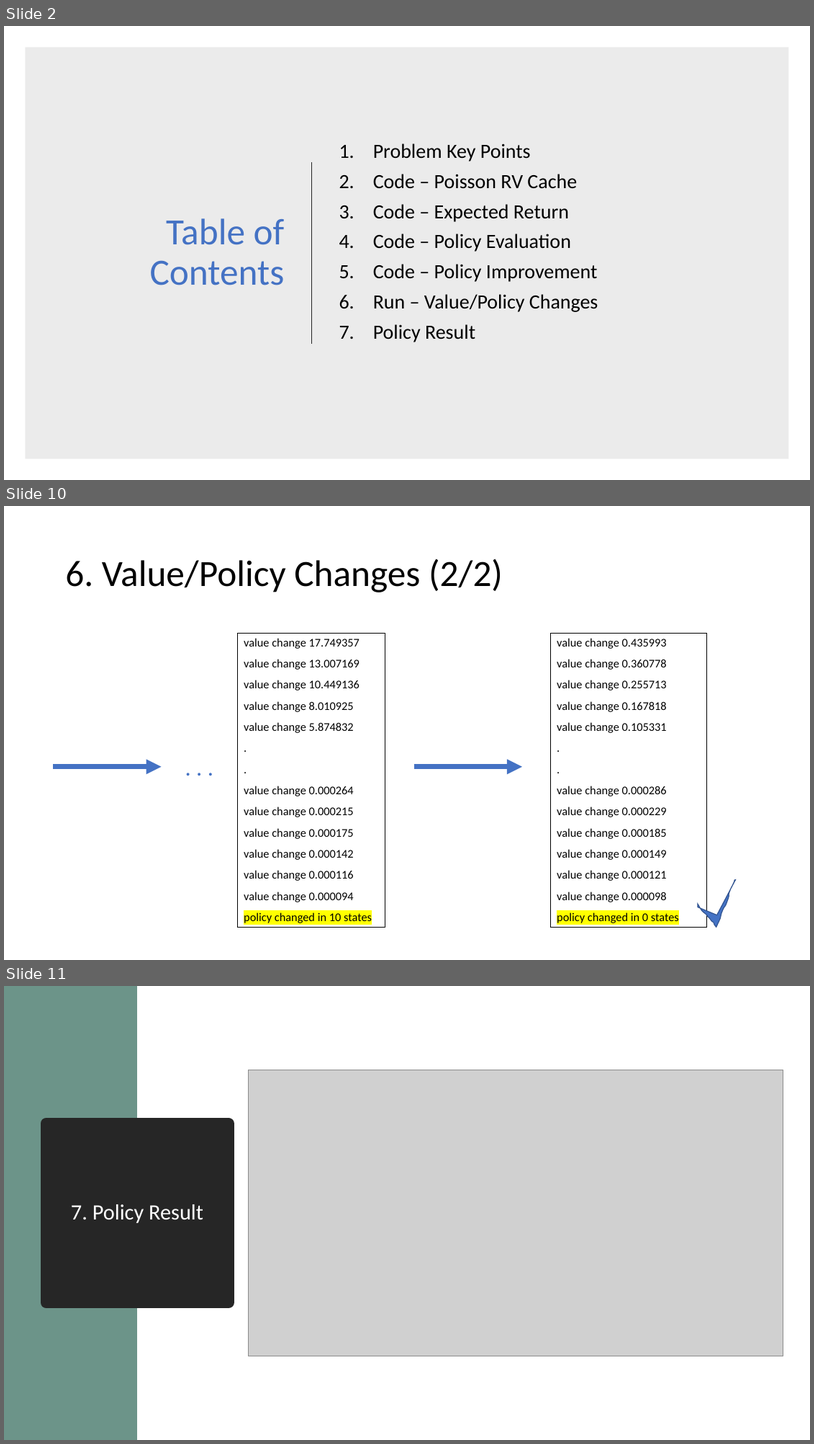
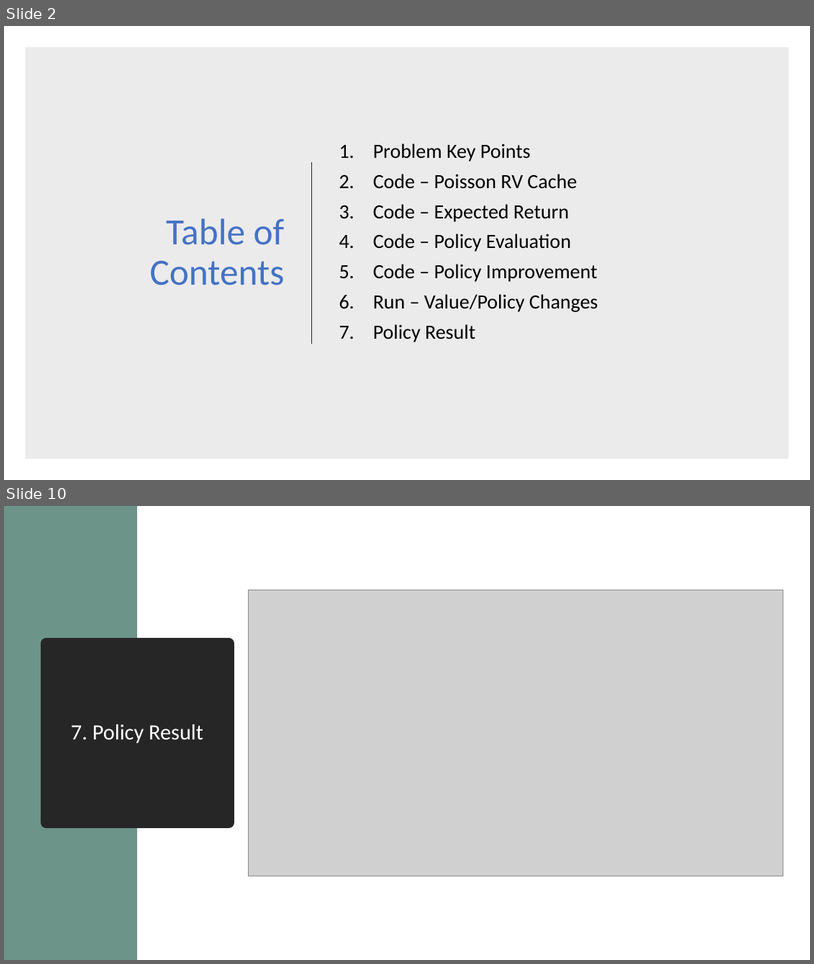
Before and after one commit to ihatesummer/jack-s-car-rental, a slide deck: Jack's Car Rental.pptx. Shown one above the other, each under a label of ours: slides 2, 10 and 11 before the commit, slides 2 and 10 after it; the slides between them are not shown. The pictures are 814x1444 and 814x964 pixels, drawn with LibreOffice and Linux fonts; fonts in the diff are those of the drawing; grey boxes stand for pictures. Boxes give left, top, right and bottom in pixels: in the first picture for what was removed or moved away, otherwise in the second. Text is boxed around its words. In the diff, an @@ line names an element or a change of style, - is before the commit and + after.

```diff
--- a/Jack's Car Rental.pptx
+++ b/Jack's Car Rental.pptx
@@ slide 10 removed at (4,506,810,960), background #FFFFFF @@
@@ title removed at (65,559,503,592) @@
-6. Value/Policy Changes (2/2)
@@ text removed at (238,633,386,927) @@
-value change 17.749357
-value change 13.007169
-value change 10.449136
-value change 8.010925
-value change 5.874832
-.
-.
-value change 0.000264
-value change 0.000215
-value change 0.000175
-value change 0.000142
-value change 0.000116
-value change 0.000094
-policy changed in 10 states
@@ text removed at (551,633,707,927) @@
-value change 0.435993
-value change 0.360778
-value change 0.255713
-value change 0.167818
-value change 0.105331
-.
-.
-value change 0.000286
-value change 0.000229
-value change 0.000185
-value change 0.000149
-value change 0.000121
-value change 0.000098
-policy changed in 0 states
@@ text removed at (180,749,226,784) @@
-. . .
@@ arrow removed from (53, 767) to (161, 767) @@
@@ arrow removed from (414, 767) to (522, 767) @@
@@ freeform shape removed at (698,880,736,927) @@
@@ what was slide 11 is now slide 10 @@
```
Also in this commit, not shown: 6 slides changed, 1 other file.
